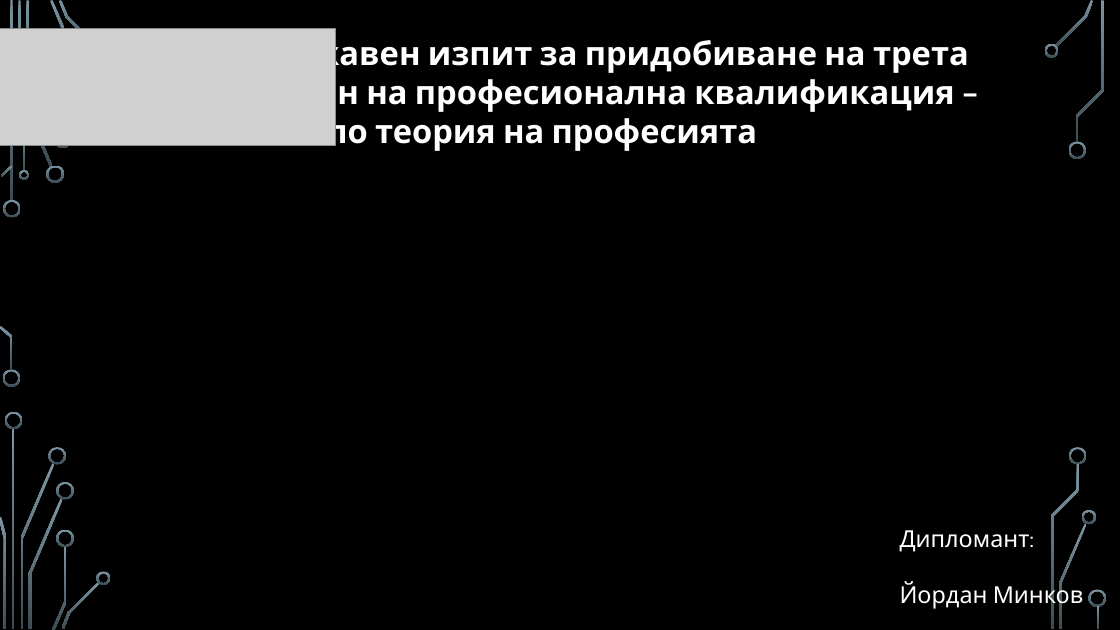
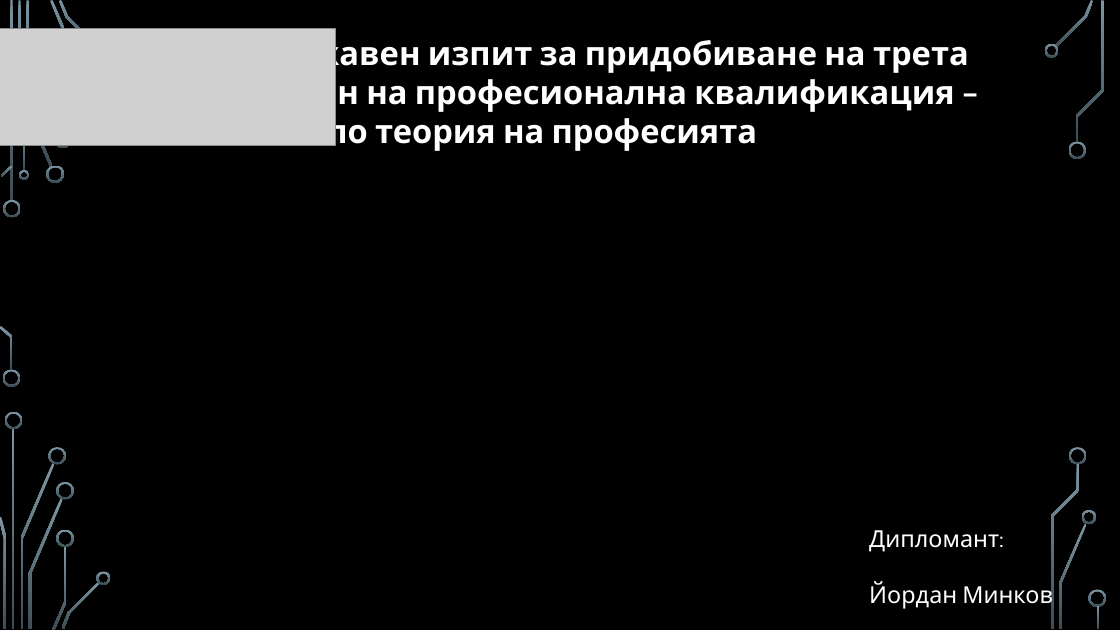
Before and after one commit to pgee-dzi2024/ThemeSP_2613, a slide deck: slide 1 of DR/защита.pptx. Drawn at 1120x630 pixels with LibreOffice and Linux fonts; fonts in the diff are those of the drawing; grey boxes stand for pictures; background and template pictures are left out. Boxes give left, top, right and bottom in pixels: in the first picture for what was removed or moved away, otherwise in the second. Text is boxed around its words. In the diff, an @@ line names an element or a change of style, - is before the commit and + after.

```diff
--- a/DR/защита.pptx
+++ b/DR/защита.pptx
@@ text "Дипломант:": place and size @@
-text "Дипломант:" at <box>900,530,1083,610</box>
+text "Дипломант:" at <box>869,530,1052,610</box>
```
Also in this commit, not shown: 4 other slides changed, 2 slides added, 1 slide removed, 2 other files.
